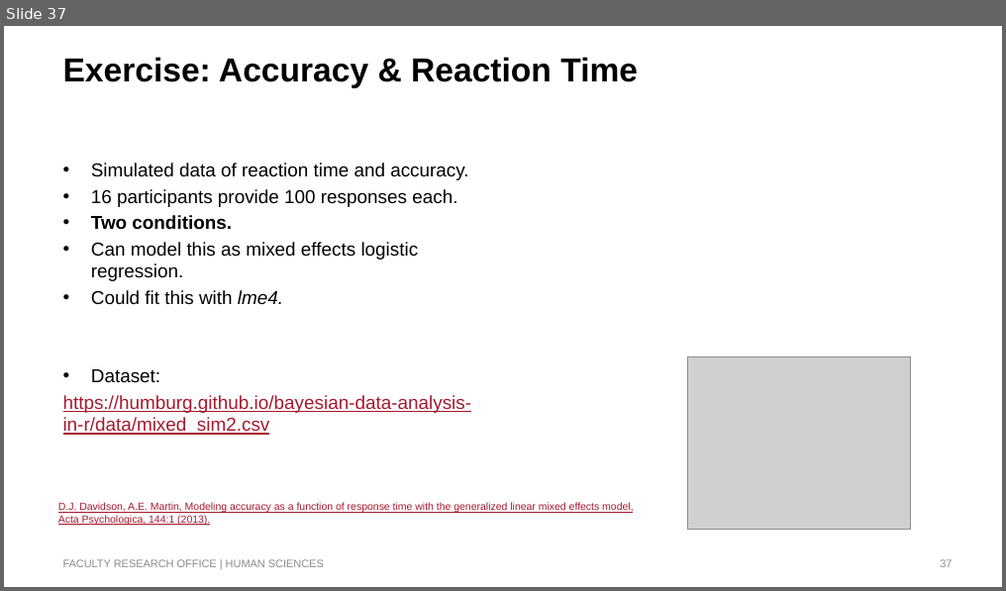
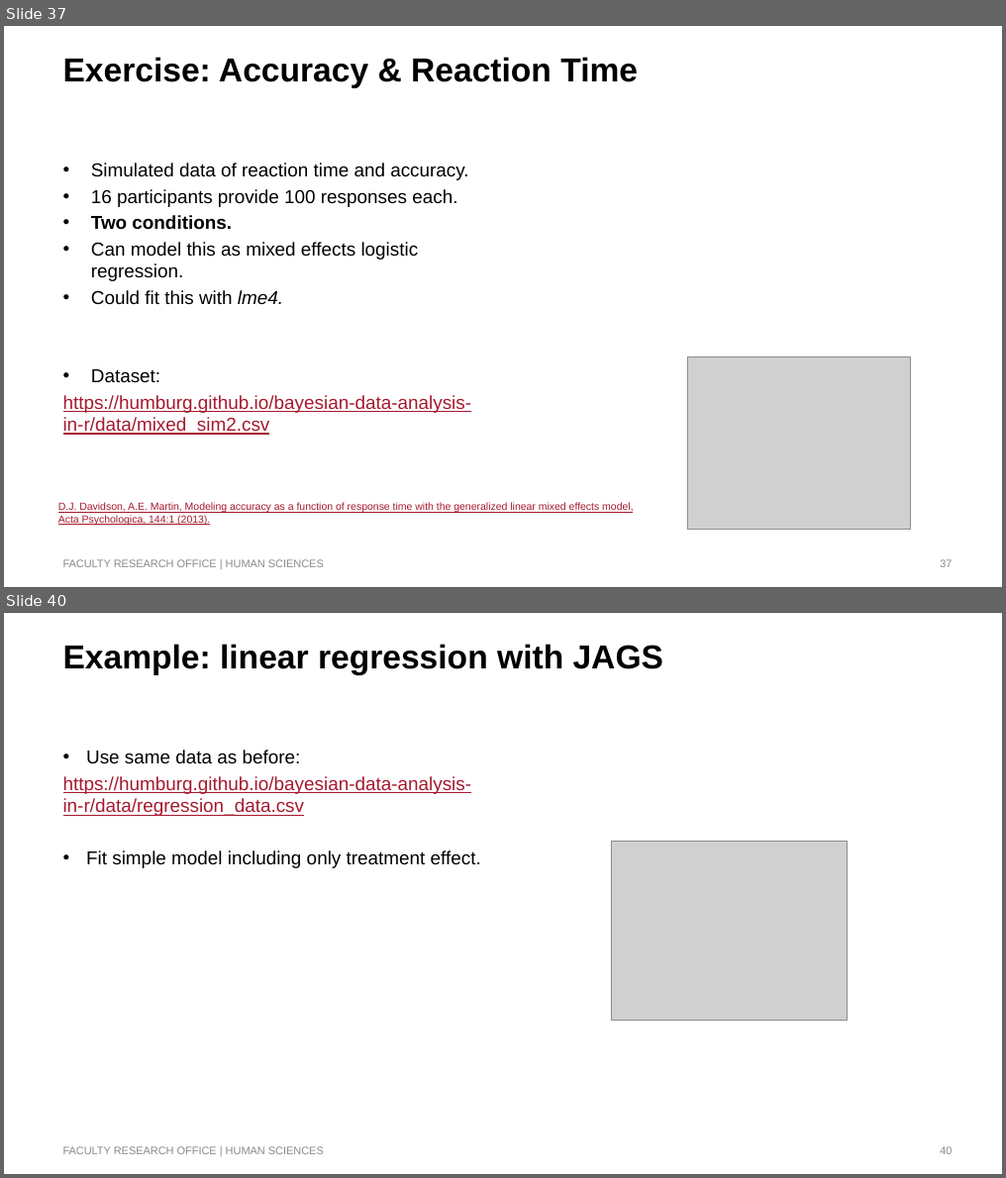
Before and after one commit to humburg/bayesian-data-analysis-in-r, a slide deck: Bayesian Data Analysis in R.pptx. Shown one above the other, each under a label of ours: slide 37 before the commit, slides 37 and 40 after it; the slides between them are not shown. The pictures are 1006x591 and 1006x1178 pixels, drawn with LibreOffice and Linux fonts; fonts in the diff are those of the drawing; grey boxes stand for pictures; background and template pictures are left out. Boxes give left, top, right and bottom in pixels: in the first picture for what was removed or moved away, otherwise in the second. Text is boxed around its words. In the diff, an @@ line names an element or a change of style, - is before the commit and + after.

Commit message:
Update examples

```diff
--- a/Bayesian Data Analysis in R.pptx
+++ b/Bayesian Data Analysis in R.pptx
@@ slide 40 added at box(4, 613, 1002, 1174), background #FFFFFF @@
@@ title added at box(63, 644, 664, 675), 32 pt, text #000000, bold @@
+Example: linear regression with JAGS
@@ text added at box(63, 750, 481, 868), 18 pt, text #A6192E, underline @@
+• Use same data as before:
+https://humburg.github.io/bayesian-data-analysis-in-r/data/regression_data.csv
+• Fit simple model including only treatment effect.
@@ picture added at box(611, 842, 847, 1021) @@
@@ text added at box(63, 1147, 324, 1155), 10.5 pt, text #8C8C8C @@
+FACULTY RESEARCH OFFICE | HUMAN SCIENCES
@@ page number added at box(940, 1147, 951, 1155), 10.5 pt, text #8C8C8C @@
+40
```
Also in this commit, not shown: 3 other slides added, 5 other files.
